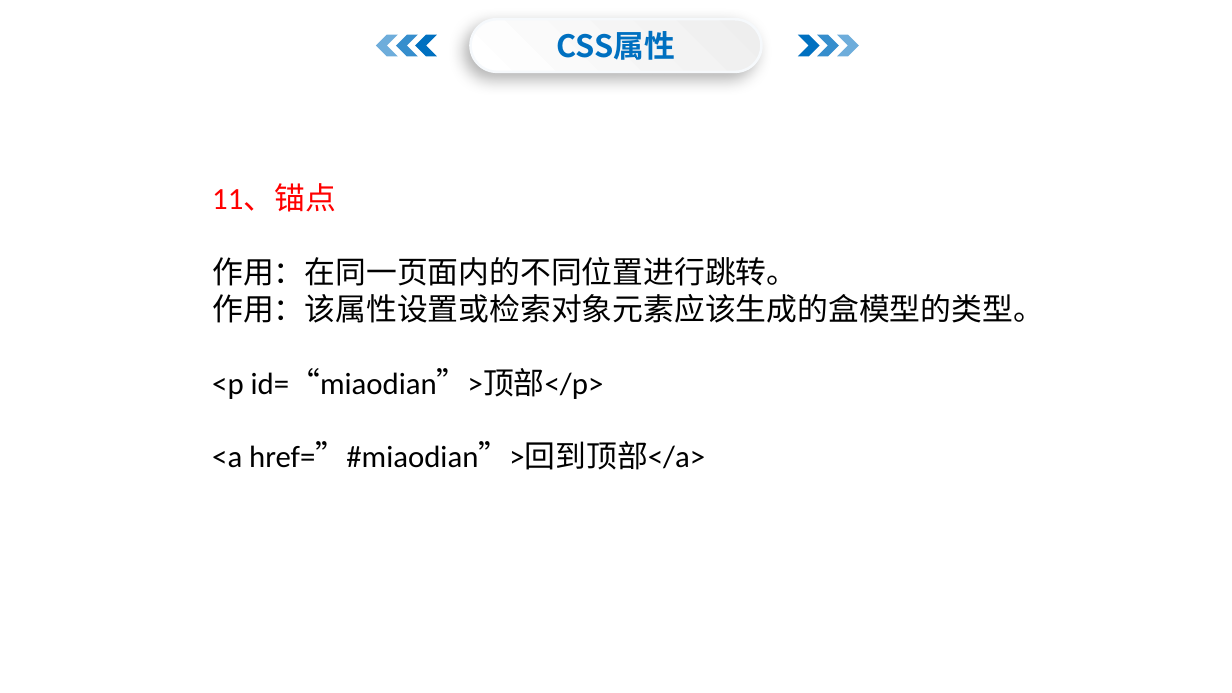
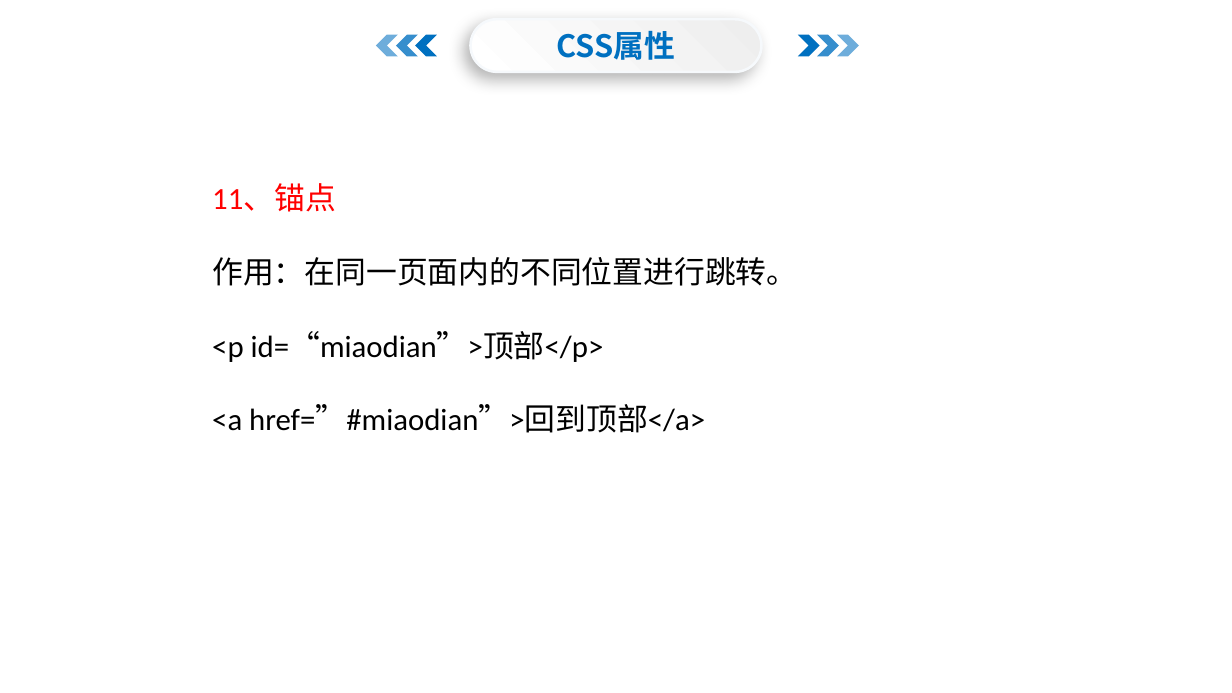
Before and after one commit to menglaoda/webA3, a slide deck: slide 14 of PPT/04css属性及兼容.pptx. Drawn at 1232x693 pixels with LibreOffice and Linux fonts; fonts in the diff are those of the drawing; background and template pictures are left out. Boxes give left, top, right and bottom in pixels: in the first picture for what was removed or moved away, otherwise in the second. Text is boxed around its words. In the diff, an @@ line names an element or a change of style, - is before the commit and + after.

```diff
--- a/PPT/04css属性及兼容.pptx
+++ b/PPT/04css属性及兼容.pptx
@@ text at [212,294,1044,323]: paragraph removed @@
-作用：该属性设置或检索对象元素应该生成的盒模型的类型。
```
Also in this commit, not shown: 1 other slide changed, 14 other files.
